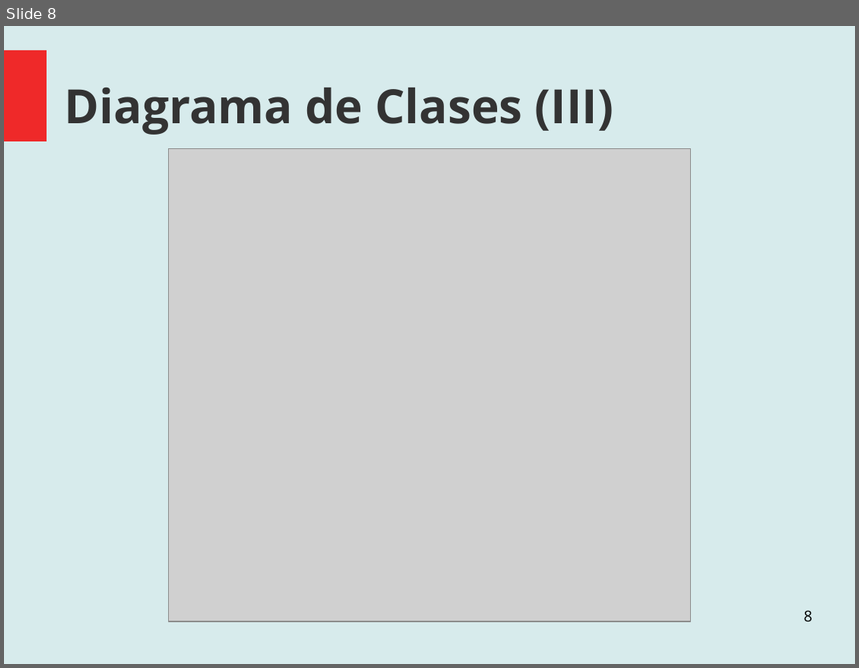
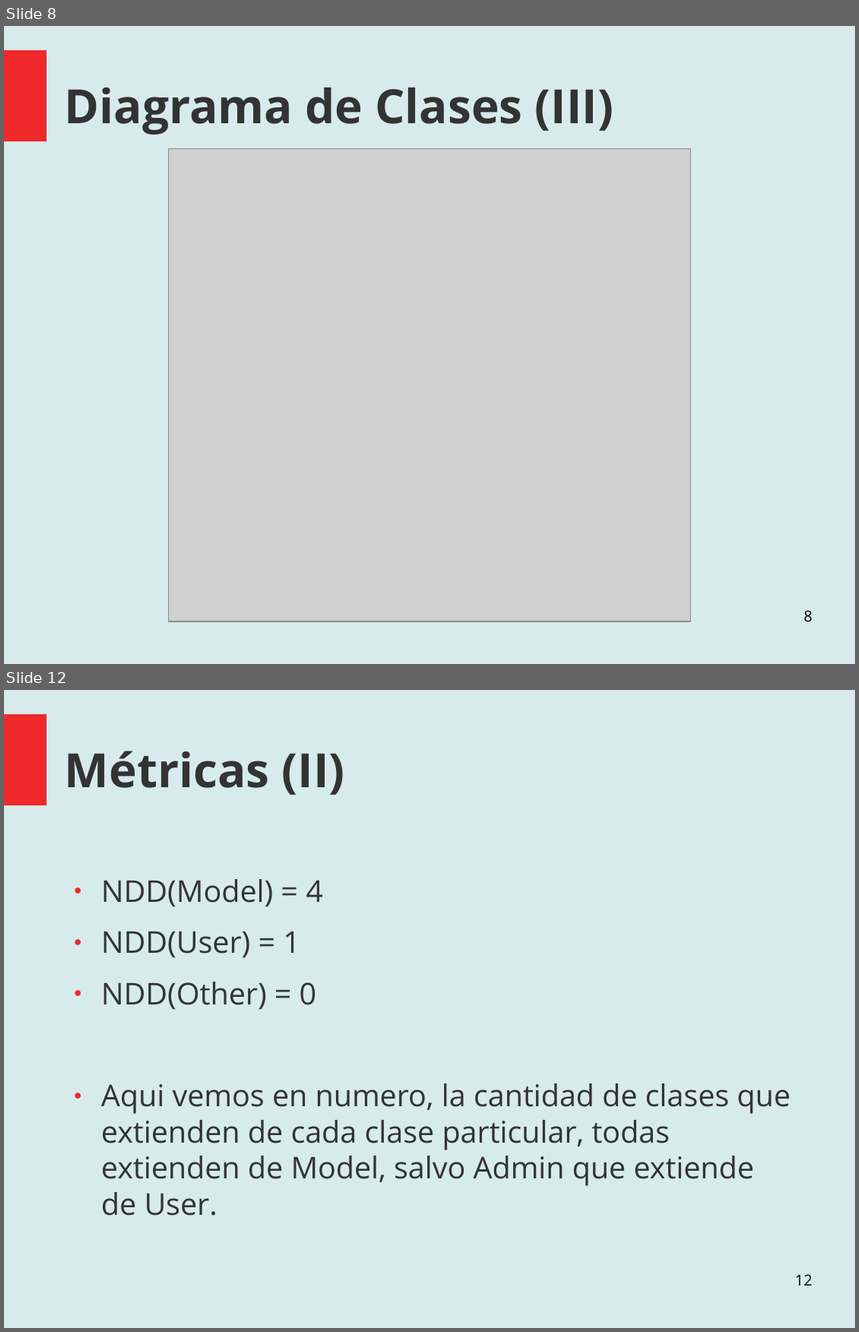
Before and after one commit to santiago-m/ProyectoAnalisisYDise-o, a slide deck: Documentation/Muestra de Avances.odp. Shown one above the other, each under a label of ours: slide 8 before the commit, slides 8 and 12 after it; the slides between them are not shown. The pictures are 859x668 and 859x1332 pixels, drawn with LibreOffice and Linux fonts; fonts in the diff are those of the drawing; grey boxes stand for pictures. Boxes give left, top, right and bottom in pixels: in the first picture for what was removed or moved away, otherwise in the second. Text is boxed around its words. In the diff, an @@ line names an element or a change of style, - is before the commit and + after.

```diff
--- a/Documentation/Muestra de Avances.odp
+++ b/Documentation/Muestra de Avances.odp
@@ slide 12 added at bbox=[4, 690, 855, 1328], background #D7EBEC; not listed: 1 template element that a slide beside it also shows @@
@@ title added at bbox=[65, 751, 344, 795], 44 pt, text #333333, bold @@
+Métricas (II)
@@ text added at bbox=[101, 879, 791, 1216], 28 pt, text #333333 @@
+● NDD(Model) = 4
+● NDD(User) = 1
+● NDD(Other) = 0
+● Aqui vemos en numero, la cantidad de clases que extienden de cada clase particular, todas extienden de Model, salvo Admin que extiende de User.
@@ page number added at bbox=[795, 1274, 813, 1286], 14 pt, text #000000 @@
+12
```
Also in this commit, not shown: 3 slides changed, 6 other slides added, 2 slides removed.
